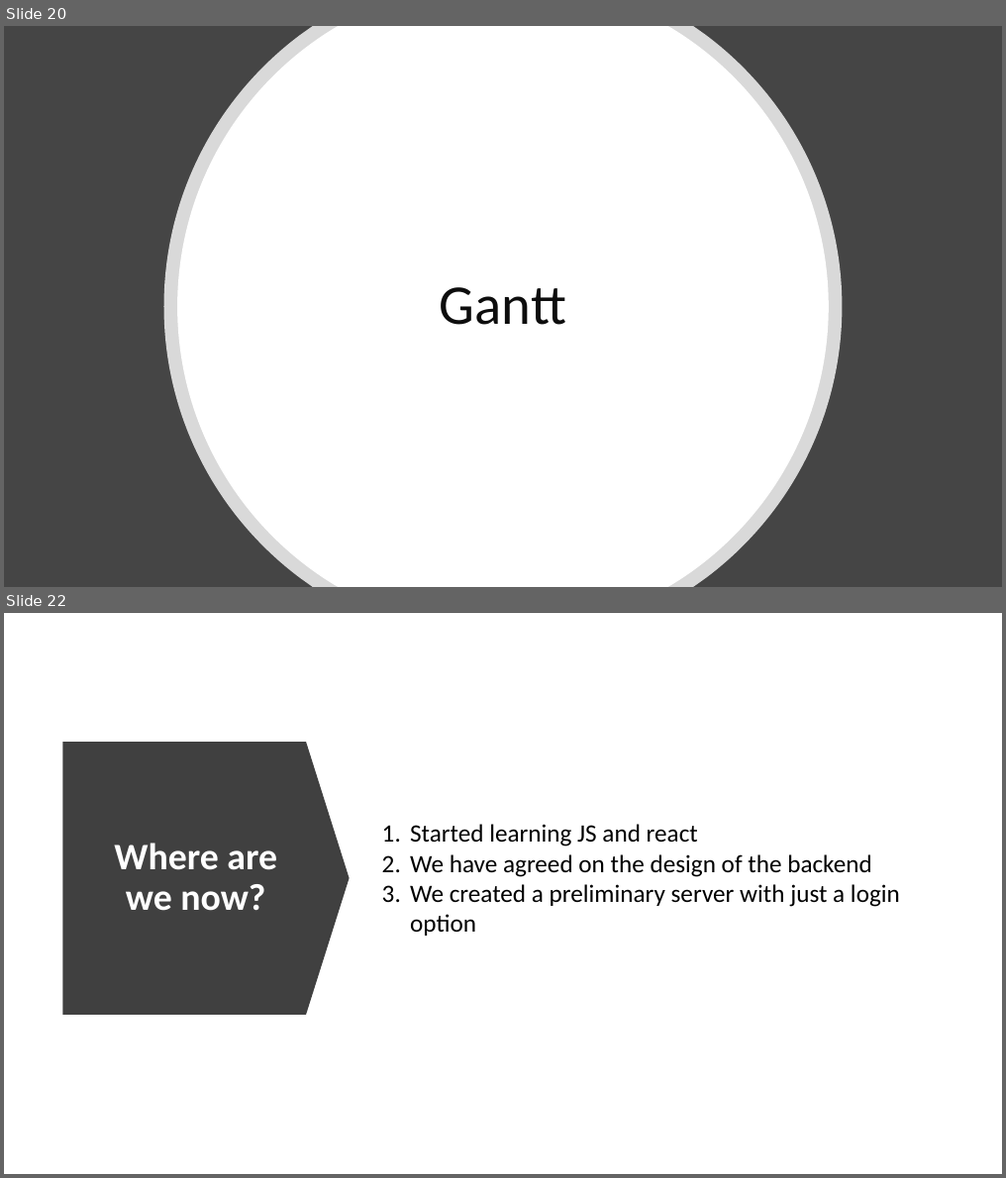
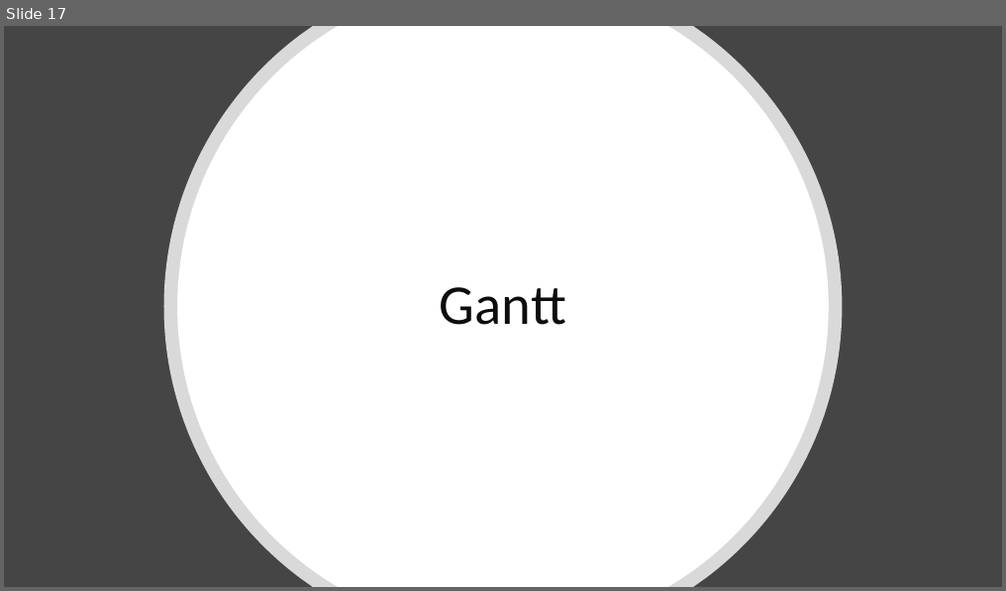
Before and after one commit to RoiTief/Exam-Management-System, a slide deck: docs/Proof of concept presentation.pptx. Shown one above the other, each under a label of ours: slides 20 and 22 before the commit, slide 17 after it; the slides between them are not shown. The pictures are 1006x1178 and 1006x591 pixels, drawn with LibreOffice and Linux fonts; fonts in the diff are those of the drawing. Boxes give left, top, right and bottom in pixels: in the first picture for what was removed or moved away, otherwise in the second. Text is boxed around its words. In the diff, an @@ line names an element or a change of style, - is before the commit and + after.

```diff
--- a/docs/Proof of concept presentation.pptx
+++ b/docs/Proof of concept presentation.pptx
@@ slide 22 removed at (4,613,1002,1174), background #FFFFFF @@
@@ down arrow removed at (63,742,350,1015) @@
@@ title removed at (114,843,277,911) @@
-Where are we now?
@@ text removed at (410,824,900,936) @@
-1. Started learning JS and react
-2. We have agreed on the design of the backend
-3. We created a preliminary server with just a login option
@@ what was slide 20 is now slide 17 @@
```
Also in this commit, not shown: 4 slides changed, 4 slides added, 7 other slides removed.
